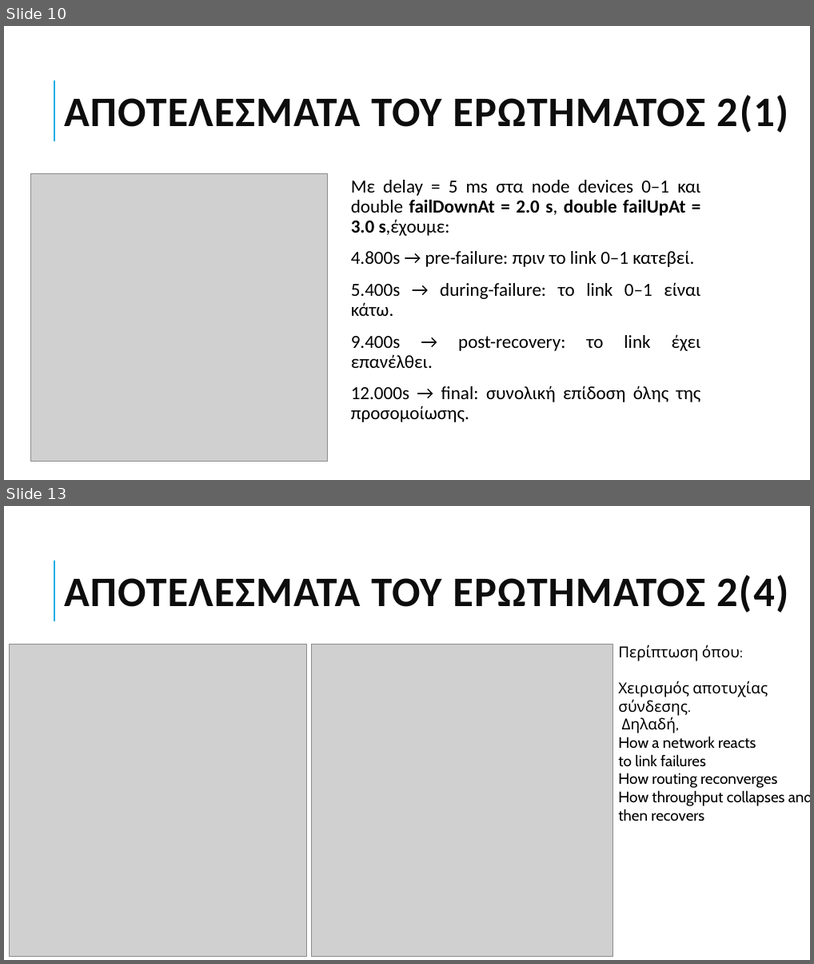
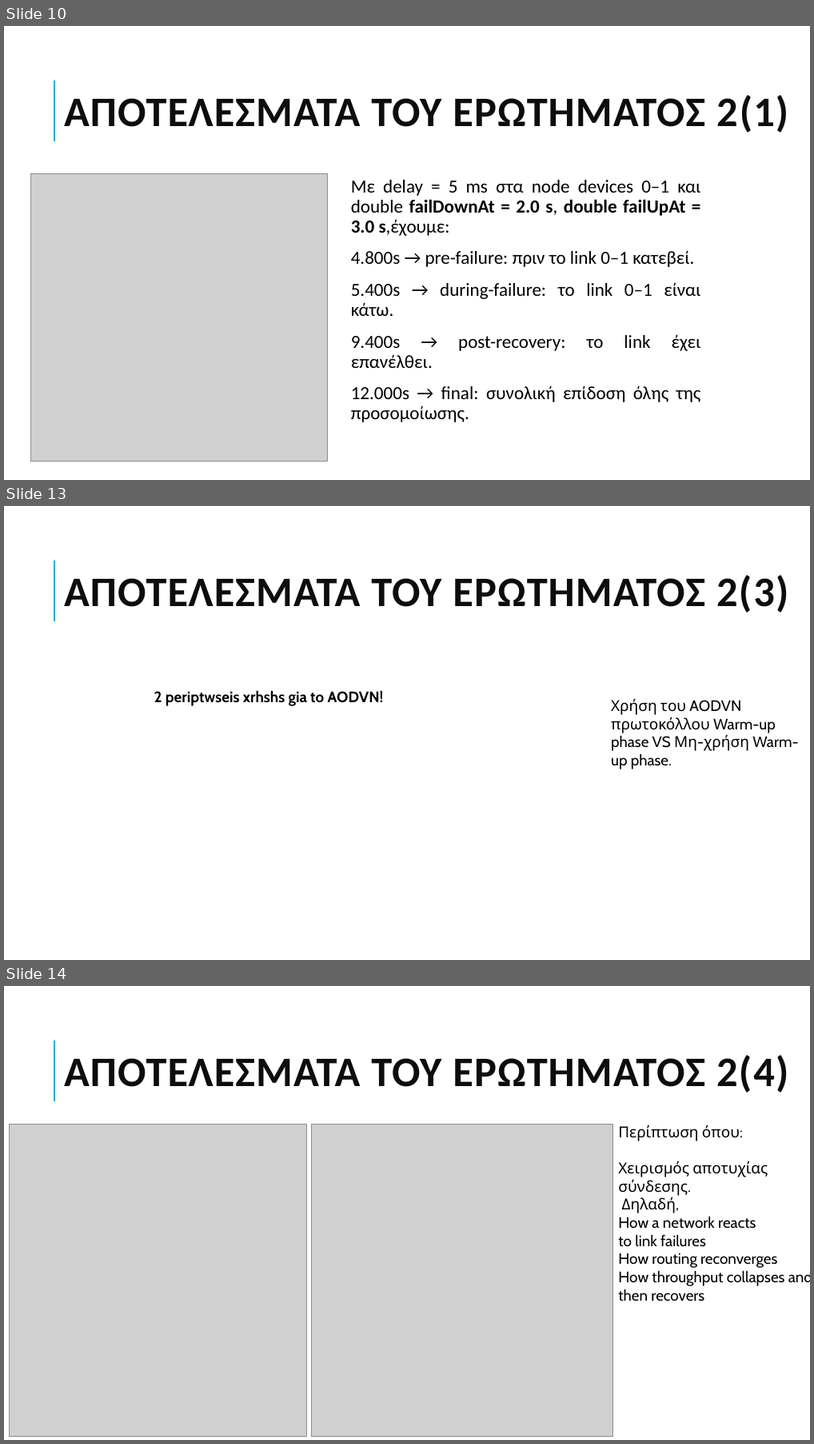
Before and after one commit to grgmyl/Ns3Project, a slide deck: Presentations/Ns-3_presentation_F.pptx. Shown one above the other, each under a label of ours: slides 10 and 13 before the commit, slides 10, 13 and 14 after it; the slides between them are not shown. The pictures are 814x964 and 814x1444 pixels, drawn with LibreOffice and Linux fonts; fonts in the diff are those of the drawing; grey boxes stand for pictures. Boxes give left, top, right and bottom in pixels: in the first picture for what was removed or moved away, otherwise in the second. Text is boxed around its words. In the diff, an @@ line names an element or a change of style, - is before the commit and + after.

```diff
--- a/Presentations/Ns-3_presentation_F.pptx
+++ b/Presentations/Ns-3_presentation_F.pptx
@@ slide 13 added at [4,506,810,960], background #FFFFFF; not listed: 1 template element that a slide beside it also shows @@
@@ title added at [64,575,789,612], 50 pt, text #0D0D0D, bold @@
+ΑΠΟΤΕΛΕΣΜΑΤΑ ΤΟΥ ΕΡΩΤΗΜΑΤΟΣ 2(3)
@@ text added at [154,690,384,706], 18 pt, text #000000, bold @@
+2 periptwseis xrhshs gia to AODVN!
@@ text added at [611,698,798,769], 18 pt, text #000000 @@
+Χρήση του AODVN πρωτοκόλλου Warm-up phase VS Μη-χρήση Warm-up phase.
@@ what was slide 13 is now slide 14 @@
```
Also in this commit, not shown: 3 slides changed.
